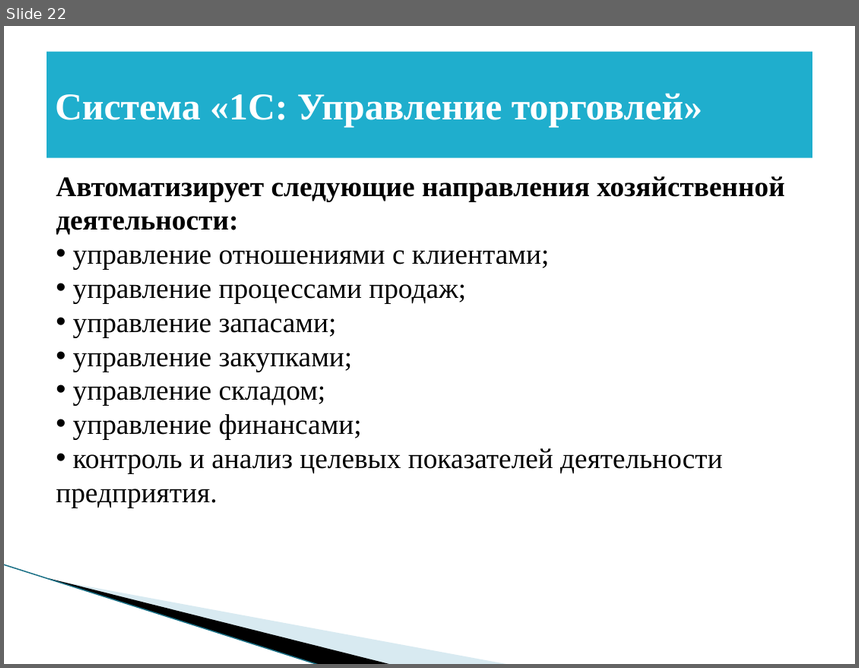
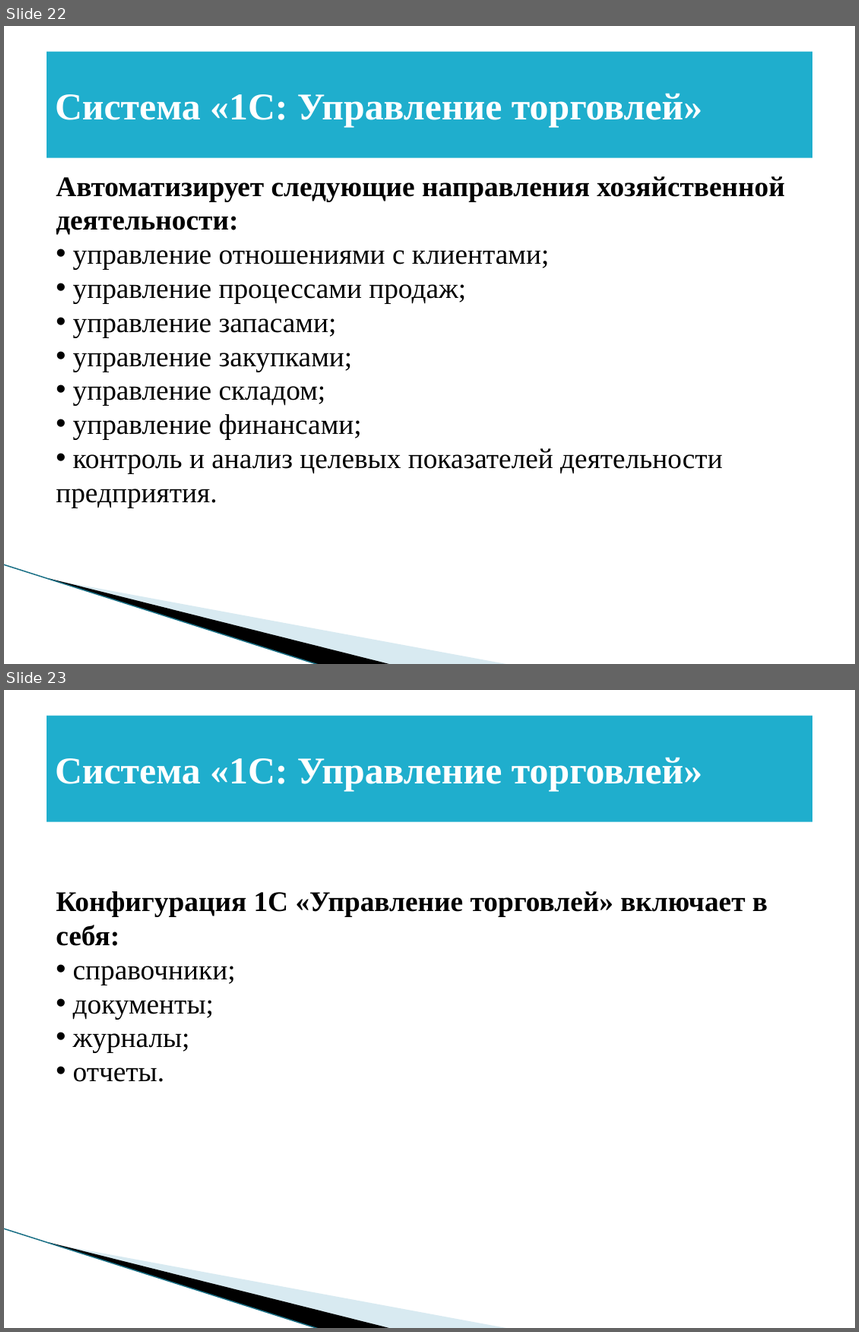
Before and after one commit to BadMax-Kirov/VKR, a slide deck: Выпускная квалификационная работа.pptx. Shown one above the other, each under a label of ours: slide 22 before the commit, slides 22 and 23 after it. The pictures are 859x668 and 859x1332 pixels, drawn with LibreOffice and Linux fonts; fonts in the diff are those of the drawing; background and template pictures are left out. Boxes give left, top, right and bottom in pixels: in the first picture for what was removed or moved away, otherwise in the second. Text is boxed around its words. In the diff, an @@ line names an element or a change of style, - is before the commit and + after.

```diff
--- a/Выпускная квалификационная работа.pptx
+++ b/Выпускная квалификационная работа.pptx
@@ slide 23 added at [4,690,855,1328], background #FFFFFF; not listed: 3 template elements that a slide beside it also shows @@
@@ title added at [47,716,813,822], fill #1FAECD, 32 pt, text #FFFFFF, bold @@
+Система «1C: Управление торговлей»
@@ text added at [56,891,768,1082], 24 pt, text #000000, bold @@
+Конфигурация 1С «Управление торговлей» включает в себя:
+• справочники;
+• документы;
+• журналы;
+• отчеты.
```
Also in this commit, not shown: 1 slide changed, 11 other slides added, 1 other file.
